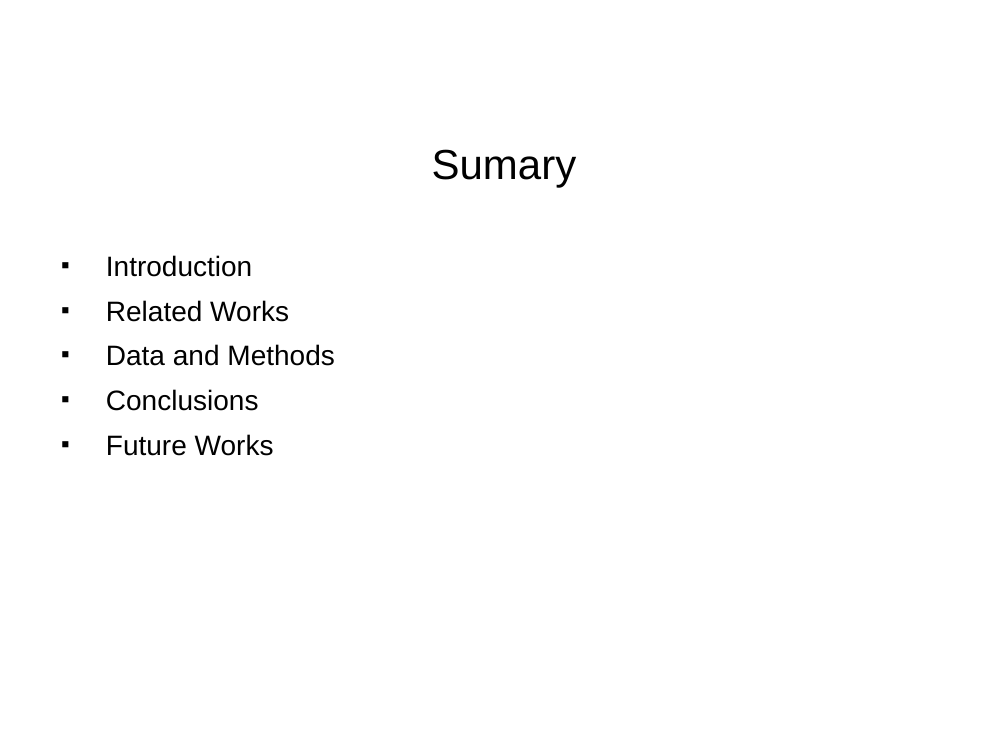
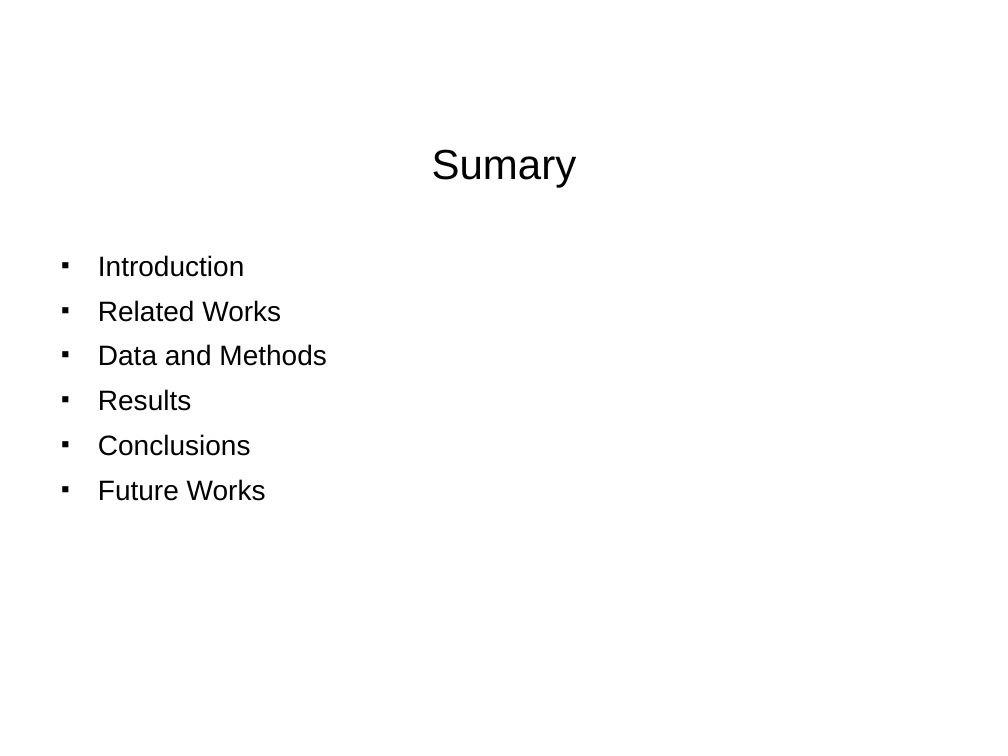
Before and after one commit to paulohq/apresentacao-L2KNNG, a slide deck: slide 2 of apresentacao-L2KNNG.ppt. Drawn at 1008x756 pixels with LibreOffice and Linux fonts; fonts in the diff are those of the drawing; background and template pictures are left out. Boxes give left, top, right and bottom in pixels: in the first picture for what was removed or moved away, otherwise in the second. Text is boxed around its words. In the diff, an @@ line names an element or a change of style, - is before the commit and + after.

```diff
--- a/apresentacao-L2KNNG.ppt
+++ b/apresentacao-L2KNNG.ppt
@@ text at box(98, 389, 191, 411): paragraph added @@
+■ Results
```
Also in this commit, not shown: 5 other slides changed, 7 slides added, 5 slides removed, 2 other files.
